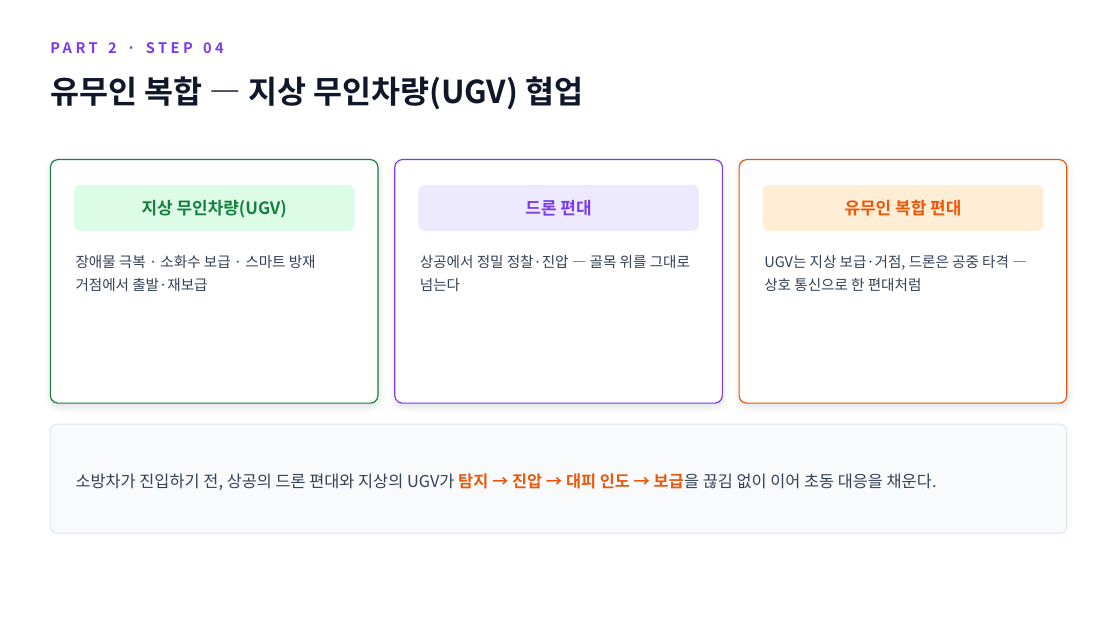
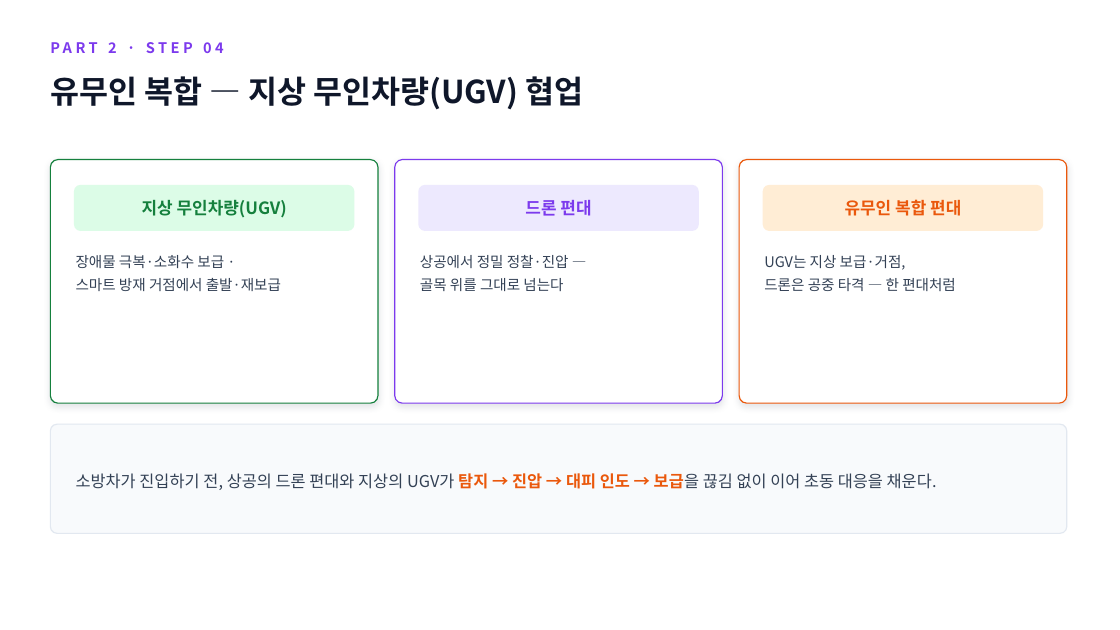
Before and after one commit to bdsm135790-png/noh, a slide deck: slide 13 of presentation/화재빅데이터_드론배치_분석리포트.pptx. Drawn at 1120x630 pixels with LibreOffice and Linux fonts; fonts in the diff are those of the drawing. Boxes give left, top, right and bottom in pixels: in the first picture for what was removed or moved away, otherwise in the second. Text is boxed around its words. In the diff, an @@ line names an element or a change of style, - is before the commit and + after.

```diff
--- a/presentation/화재빅데이터_드론배치_분석리포트.pptx
+++ b/presentation/화재빅데이터_드론배치_분석리포트.pptx
@@ text at <box>76,255,281,291</box>: text changed @@
-장애물 극복 · 소화수 보급 · 스마트 방재 거점에서 출발·재보급
+장애물 극복·소화수 보급 ·
+스마트 방재 거점에서 출발·재보급
@@ text at <box>420,255,569,291</box>: text changed @@
-상공에서 정밀 정찰·진압 — 골목 위를 그대로 넘는다
+상공에서 정밀 정찰·진압 —
+골목 위를 그대로 넘는다
@@ text at <box>764,255,956,291</box>: text changed @@
-UGV는 지상 보급·거점, 드론은 공중 타격 — 상호 통신으로 한 편대처럼
+UGV는 지상 보급·거점,
+드론은 공중 타격 — 한 편대처럼
```
Also in this commit, not shown: 6 other slides changed, 1 other file.
